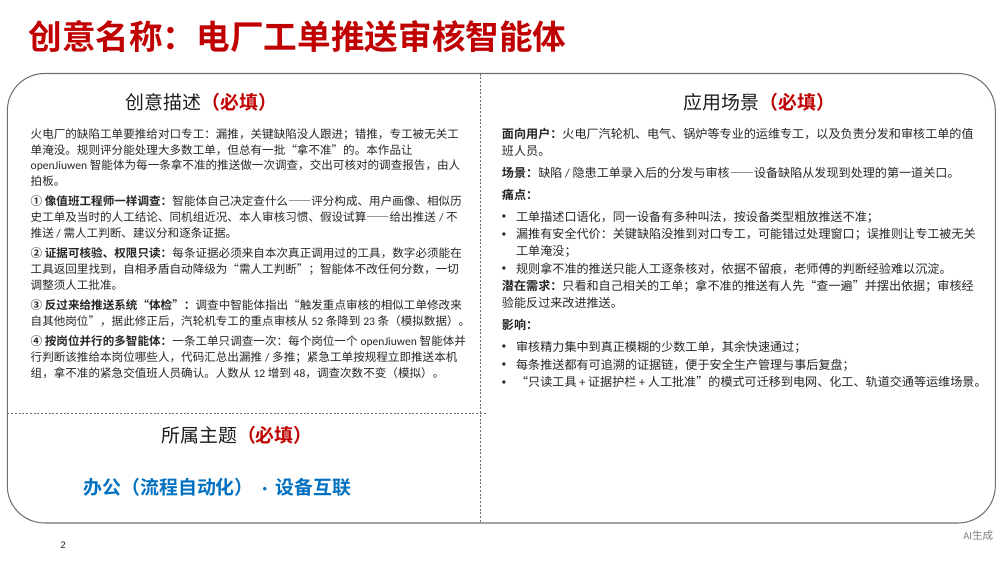
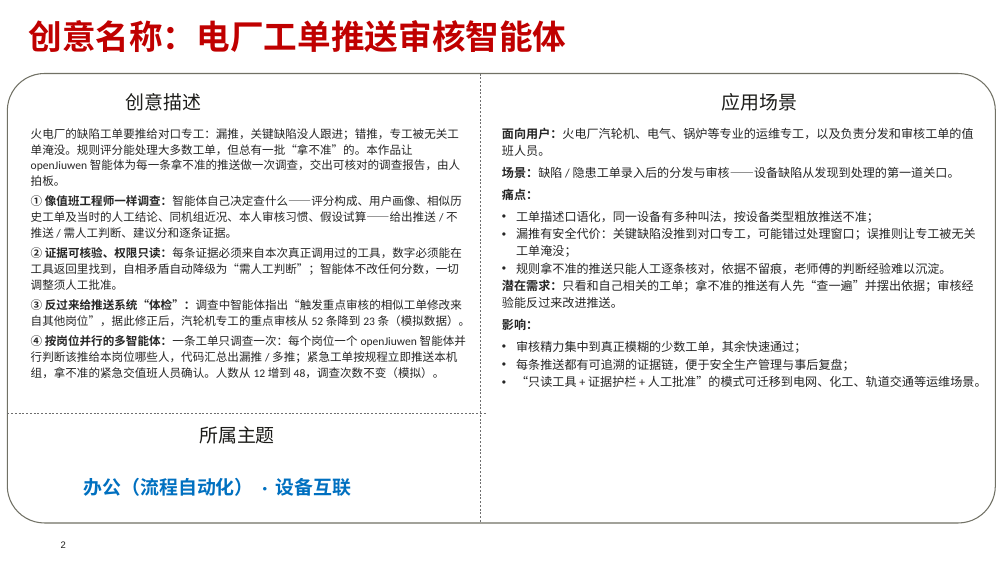
Before and after one commit to Hugo-Tian/powerplant-review-agent, a slide deck: slide 2 of docs/competition/openJiuwen创意PPT_电厂工单推送审核智能体.pptx. Drawn at 1008x567 pixels with LibreOffice and Linux fonts; fonts in the diff are those of the drawing; background and template pictures are left out. Boxes give left, top, right and bottom in pixels: in the first picture for what was removed or moved away, otherwise in the second. Text is boxed around its words. In the diff, an @@ line names an element or a change of style, - is before the commit and + after.

```diff
--- a/docs/competition/openJiuwen创意PPT_电厂工单推送审核智能体.pptx
+++ b/docs/competition/openJiuwen创意PPT_电厂工单推送审核智能体.pptx
@@ text at [126,93,202,111]: text changed @@
-创意描述（必填）
+创意描述
@@ text at [722,93,798,111]: text changed @@
-应用场景（必填）
+应用场景
@@ text at [199,426,275,444]: text changed @@
-所属主题（必填）
+所属主题
@@ text removed at [963,531,993,540] @@
-AI生成
```
Also in this commit, not shown: 2 other slides changed, 2 slides added, 11 other files.
